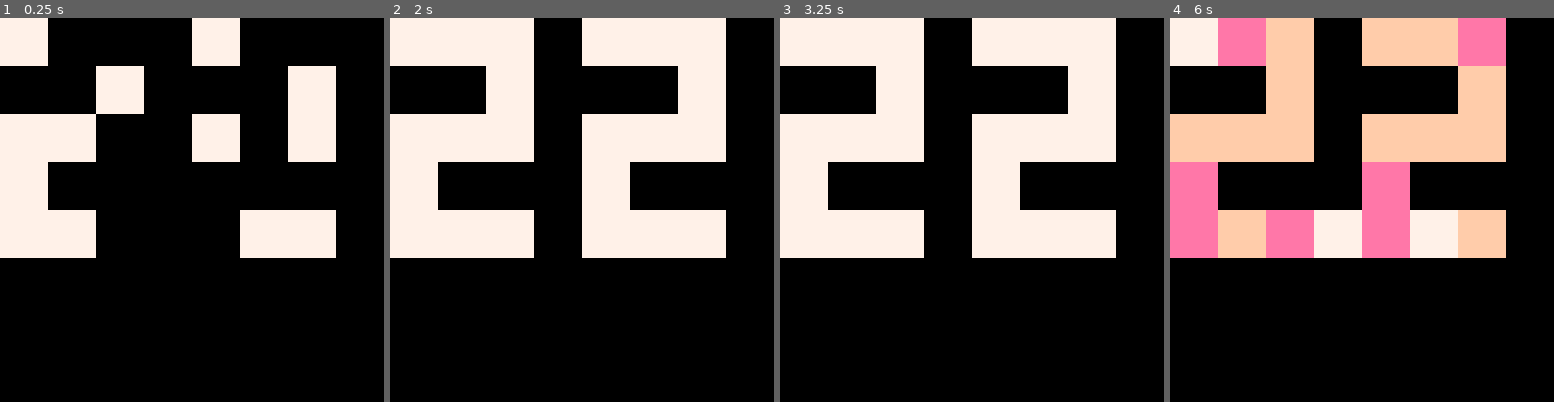
Above: before the commit, frames 1-4 (left to right).
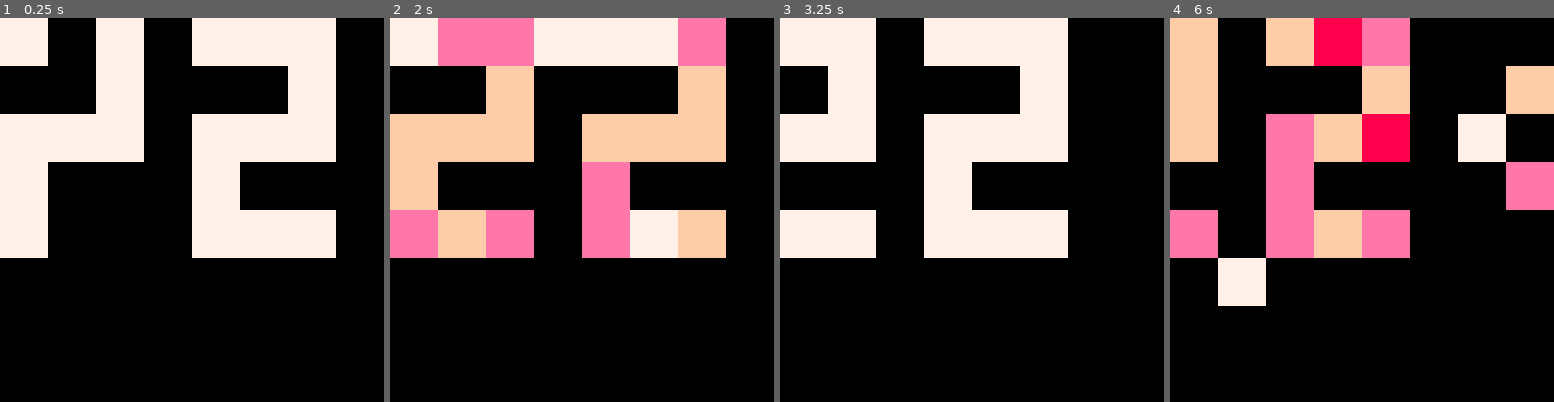
Above: after the commit, the same moments.

Repository: tswast/pixelsketches
Game: PICO-8 cartridge pico-8/doodle008_clock.p8
Two runs of this game, one before a commit and one after it. Both use one fixed random seed, a clock stepped at 60 frames per second and the inputs below.
Inputs:
- Up to frame 1 (0.25 s): no input
- Up to frame 2 (2 s): no input
- Up to frame 3 (3.25 s): no input
- Up to frame 4 (6 s): no input

The runs differ from the first frame. In frame 1, 12% of the frame differs, in the area x 12-88%, y 0-63%; in frame 2, 30%; in frame 3, 25%; in frame 4, 41%, in the area x 0-100%, y 0-75%.

Commit message:
Add minutes to clock doodle #8

Diff:
--- a/pico-8/doodle008_clock.p8
+++ b/pico-8/doodle008_clock.p8
@@ -10,6 +10,8 @@
 clrramp={0,1,2,8,14,15,7}
 xo=0
 yo=0
+ydir=-1
+clkwidth=24
 movecounter=0
 
 --darken the whole screen by 1
@@ -30,16 +32,16 @@
 
 function dot()
  local x,y,c,glow,tx,ty
- x = flr(rnd(8))
- y = flr(rnd(8))
+ x=flr(rnd(8))
+ y=flr(rnd(8))
  pal()
  c=sget(x,y)
  --offset the clock face
  tx=x+xo
- if tx>=8 then
-  tx=tx-8
+ if tx>=clkwidth then
+  tx=tx-clkwidth
  elseif tx<0 then
-  tx=tx+8
+  tx=tx+clkwidth
  end
  ty=y+yo
  if ty>=8 then
@@ -58,30 +60,25 @@
 
 function _update()
  local i
- for i=1,8 do
+ for i=1,16 do
   dot()
  end
  --move the clock?
  movecounter=movecounter+1
- if movecounter>=30*6 then
+ if movecounter>=30*2 then
   movecounter=0
   darken()
-  if rnd(1)<0.5 then
-   --move x
-   if rnd(1)<0.5 then
-    xo=xo-1
-   else
-    xo=xo+1
-   end
-   xo=xo%8
-  else
-   --move y
-   if rnd(1)<0.5 then
-    yo=yo-1
-   else
-    yo=yo+1
-   end
-   yo=yo%8
+  --move x
+  xo=xo+1
+  xo=xo%clkwidth
+  --move y
+  if yo<-2 then
+   ydir=1
+  elseif yo>-1 then
+   ydir=-1
+  end
+  if rnd(1)<0.1 then
+   yo=yo+ydir
   end
  end
 end
@@ -90,7 +87,9 @@
  local i
  cls()
  spr(0,0,0)
- print(stat(93),8,0,1)
+ print(
+  stat(93)..":"..stat(94),
+  8,0,1)
  --save first row of screen
  --to spritesheet
  memcpy(0x0,0x6000,512)
Not shown, changed: pico-8/doodle008_clock.p8.png
